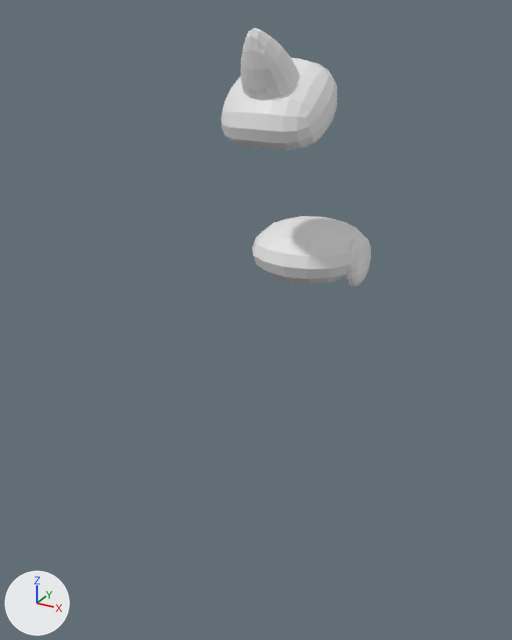
Before and after pictures for a commit that changed the Blender file Modelos/Personagens/bixo.blend.
Rendered twice from a camera (50 mm lens) standing at (2.56, -5.65, 4.6) and looking at (-0.2, -0.63, 2.08). Lighting does not change. The marker at lower left points along +X, +Y and +Z. The same objects are shown in both versions, whatever each file hides.
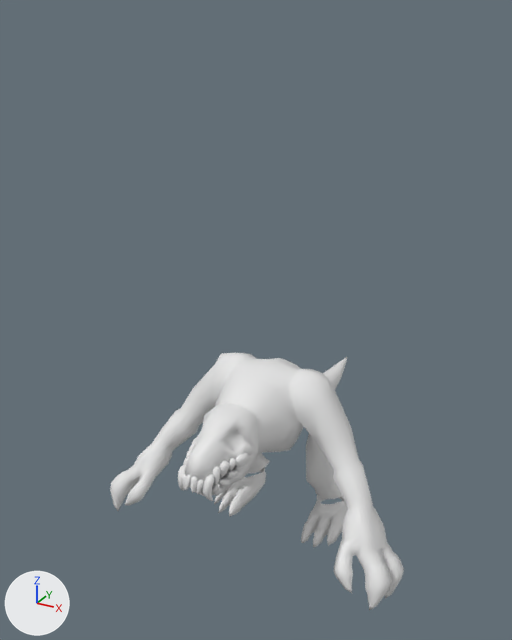
What changed in the scene script:
```text
Change me_cube_006:
    used by ob_cube_006; location = (0.0, 0.0, 0.0)
    remove me_cube_006.from_pydata(...)  # 36 vertices, 28 faces; spans x -0.6..0.63, y -1.24..0.65, z 2.27..4.55
    add me_cube_006.from_pydata(...)  # 120 vertices, 92 faces; spans x -0.29..0.27, y -2.06..-1.39, z 1.05..1.45
    me_cube_006 part 1: the whole mesh is rebuilt
    me_cube_006 part 2
    120 vertices are added at x -0.29..0.27, y -2.06..-1.39, z 1.05..1.45
    92 new faces join them
    me_cube_006 part 3: the surface is now shaded smooth
Add me_cylinder_002:
    me_cylinder_002.from_pydata(...)  # 86 vertices, 68 faces; spans x 0.0..0.269, y -2.037..-1.32, z 1.005..1.68
    me_cylinder_002.polygons.foreach_set('use_smooth', [True] * 68)
Add me_cylinder_001:
    me_cylinder_001.from_pydata(...)  # 641 vertices, 635 faces; spans x 0.0..1.42, y -1.5..1.15, z 0.0..1.8
    me_cylinder_001.polygons.foreach_set('use_smooth', [True] * 635)
Change ob_cube_006:
    add _m = ob_cube_006.modifiers.new('Mirror', 'MIRROR')
Add ob_cylinder_002:
    ob_cylinder_002 = bpy.data.objects.new('Cylinder.002', me_cylinder_002)
    ob_cylinder_002.location = (0.0, 0.0, 0.0)
    _m = ob_cylinder_002.modifiers.new('Mirror', 'MIRROR')
    _m.use_clip = True
Add ob_cylinder_001:
    ob_cylinder_001 = bpy.data.objects.new('Cylinder.001', me_cylinder_001)
    ob_cylinder_001.location = (0.0, 0.0, 0.0)
    _m = ob_cylinder_001.modifiers.new('Mirror', 'MIRROR')
    _m.use_clip = True
```

Pixel boxes (x1, y1, x2, y2) of what changed, in the pictures (512 x 640 px):
'Cylinder.001', added: after (110, 353, 404, 611)
'Cube.006', reshaped, modifiers changed (50% narrower, 75% shorter): before (221, 28, 371, 287); after (178, 438, 253, 501)
'Cylinder.002', added: after (184, 403, 258, 495)
part 1 of me_cube_006, deleted: before (221, 28, 371, 287)
part 2 of me_cube_006, added: after (178, 438, 253, 501)
